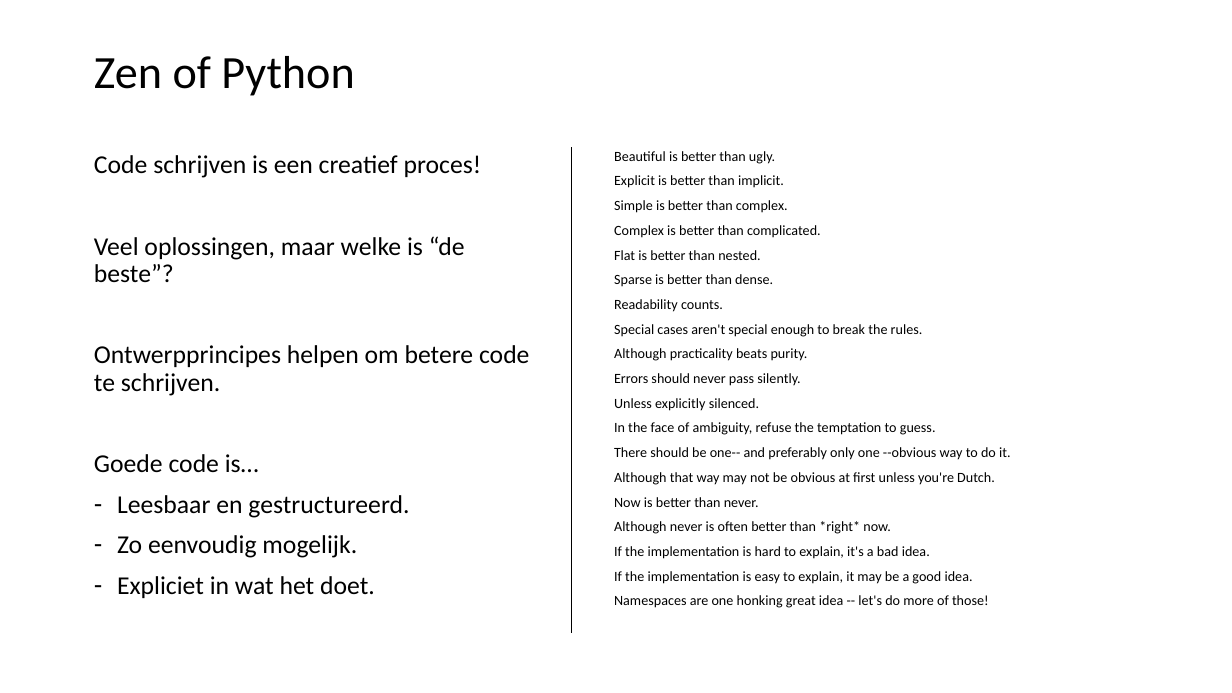
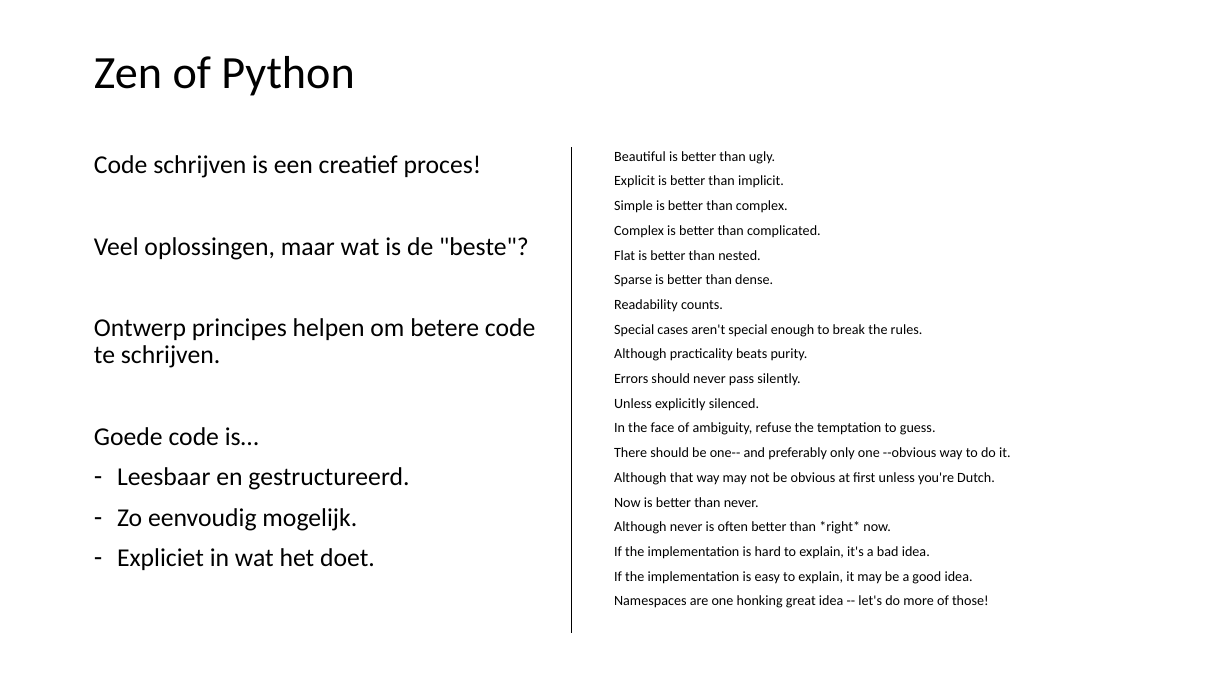
Before and after one commit to LFKoning/knowledge-sharing, a slide deck: slide 4 of python_trainees/2_production_code/python_traineeship_2.pptx. Drawn at 1232x693 pixels with LibreOffice and Linux fonts; fonts in the diff are those of the drawing. Boxes give left, top, right and bottom in pixels: in the first picture for what was removed or moved away, otherwise in the second. Text is boxed around its words. In the diff, an @@ line names an element or a change of style, - is before the commit and + after.

Commit message:
Update Python trainees part 2

```diff
--- a/python_trainees/2_production_code/python_traineeship_2.pptx
+++ b/python_trainees/2_production_code/python_traineeship_2.pptx
@@ text at box(94, 237, 535, 368): text changed @@
-Veel oplossingen, maar welke is “de beste”?
-Ontwerpprincipes helpen om betere code te schrijven.
+Veel oplossingen, maar wat is de "beste"?
+Ontwerp principes helpen om betere code te schrijven.
```
Also in this commit, not shown: 25 other slides changed, 5 slides added, 3 slides removed, 15 other files.
